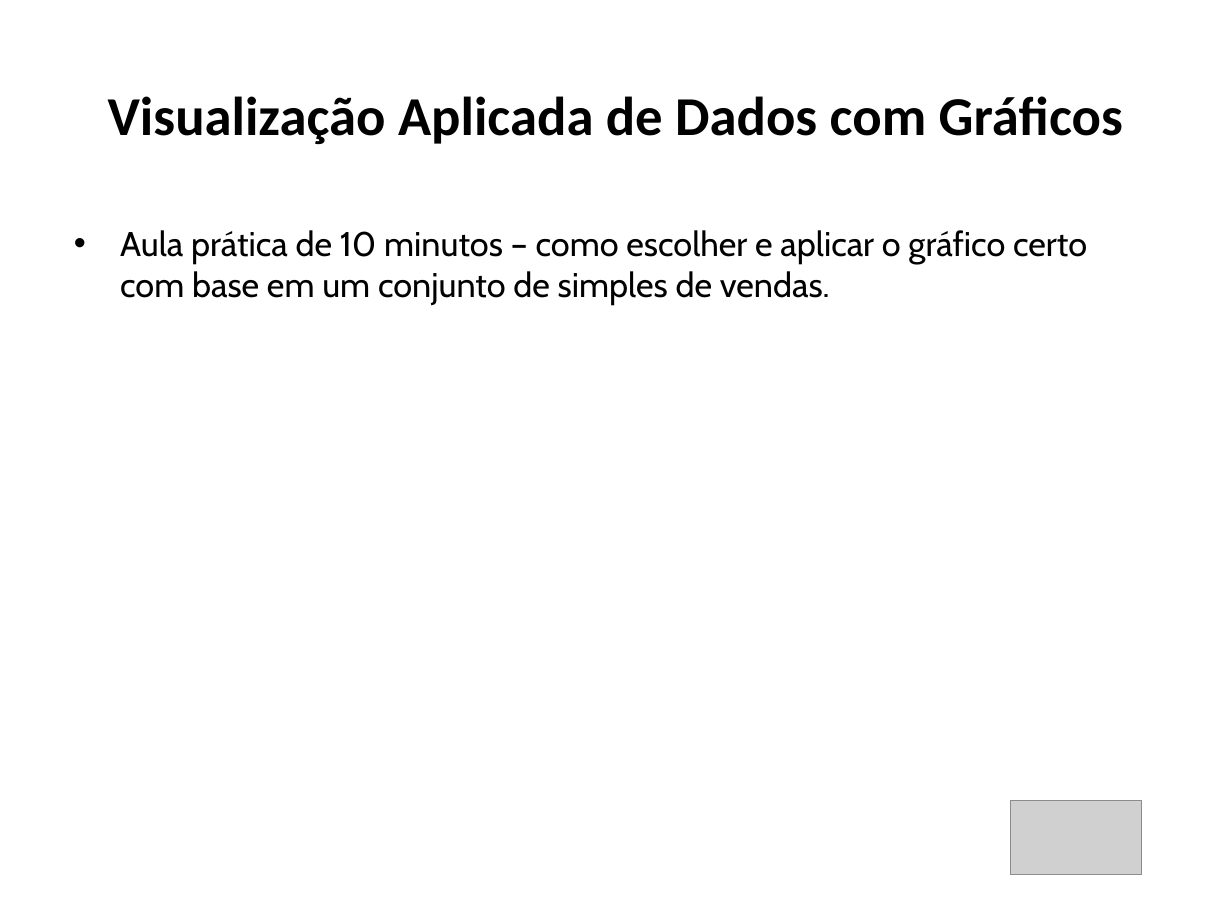
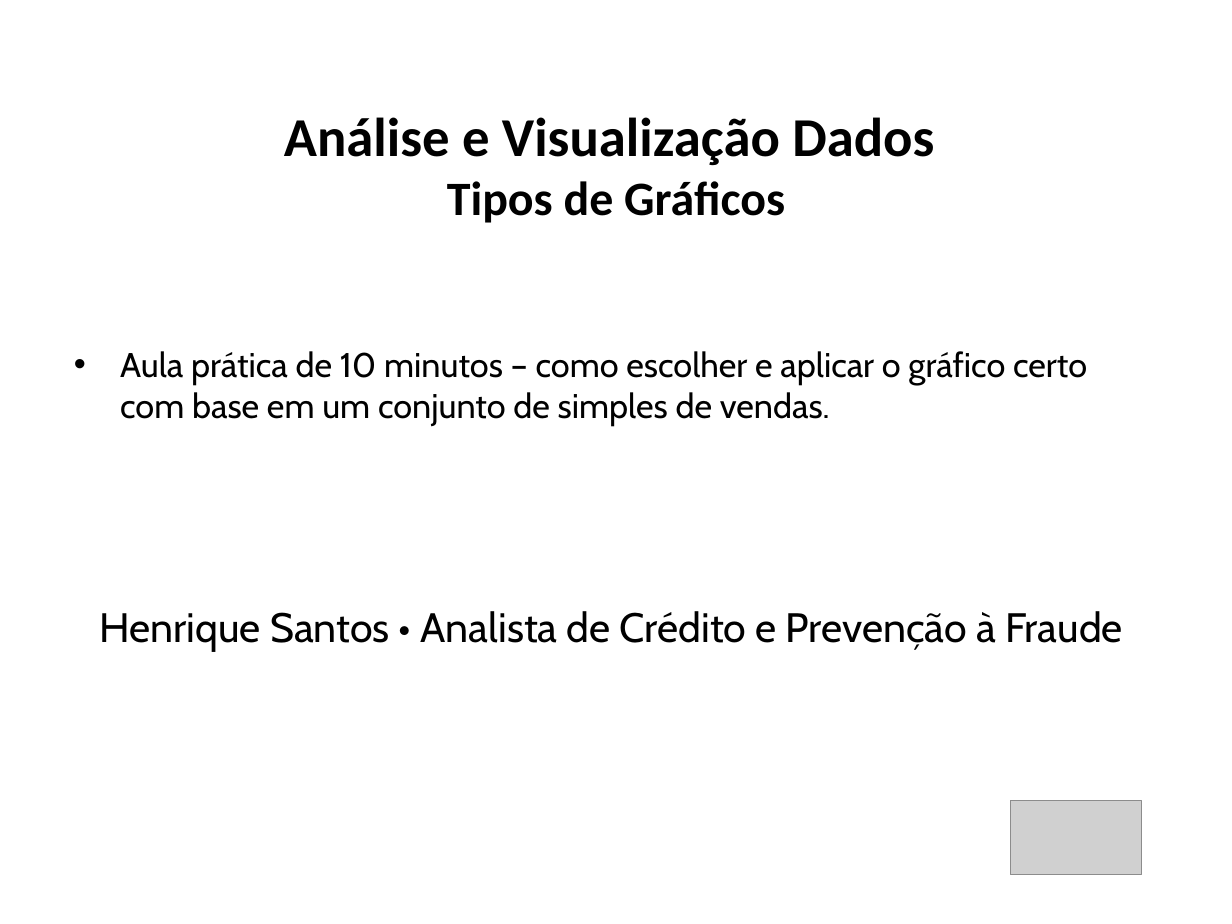
Before and after one commit to santoshenrique2021/cesar_vaga_professor, a slide deck: slide 1 of aula_visualizacao_aplicada_FINAL.pptx. Drawn at 1232x924 pixels with LibreOffice and Linux fonts; fonts in the diff are those of the drawing; grey boxes stand for pictures. Boxes give left, top, right and bottom in pixels: in the first picture for what was removed or moved away, otherwise in the second. Text is boxed around its words. In the diff, an @@ line names an element or a change of style, - is before the commit and + after.

Commit message:
Ajuste da apresentação
Adição de alguns pontos (slides e ideias) para melhor a aula.

```diff
--- a/aula_visualizacao_aplicada_FINAL.pptx
+++ b/aula_visualizacao_aplicada_FINAL.pptx
@@ title at (284, 117, 934, 223): text changed @@
-Visualização Aplicada de Dados com Gráficos
+Análise e Visualização Dados
+Tipos de Gráficos
@@ text "Aula prática de 10 minutos ...": place and size @@
-text "Aula prática de 10 minutos ..." at (120, 230, 1087, 305)
+text "Aula prática de 10 minutos ..." at (120, 351, 1087, 427)
@@ text added at (100, 611, 1123, 652), 24 pt, text #000000 @@
+Henrique Santos • Analista de Crédito e Prevenção à Fraude
```
Also in this commit, not shown: 7 other slides changed, 2 slides added, 1 other file.
